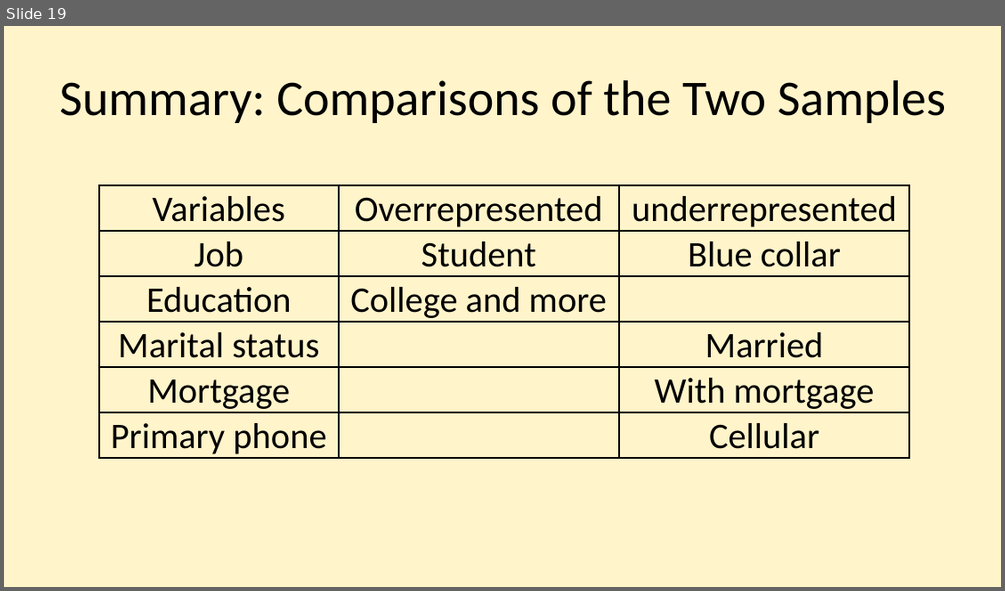
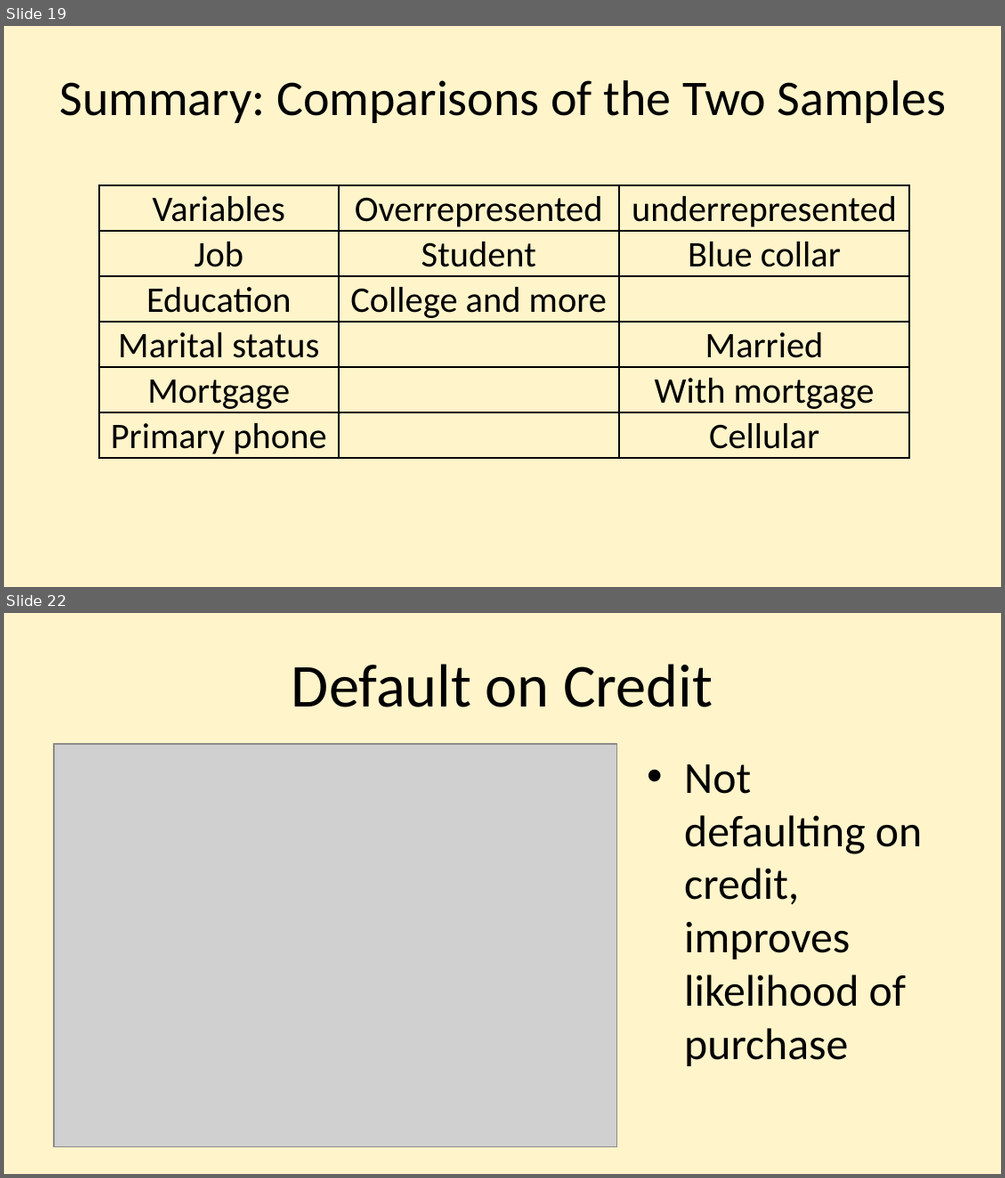
Before and after one commit to njmobley/Practicum-2, a slide deck: Practicum 2 presentation Nijia.pptx. Shown one above the other, each under a label of ours: slide 19 before the commit, slides 19 and 22 after it; the slides between them are not shown. The pictures are 1005x591 and 1005x1178 pixels, drawn with LibreOffice and Linux fonts; fonts in the diff are those of the drawing; grey boxes stand for pictures. Boxes give left, top, right and bottom in pixels: in the first picture for what was removed or moved away, otherwise in the second. Text is boxed around its words. In the diff, an @@ line names an element or a change of style, - is before the commit and + after.

```diff
--- a/Practicum 2 presentation Nijia.pptx
+++ b/Practicum 2 presentation Nijia.pptx
@@ slide 22 added at (4, 613, 1001, 1174), background #FFF4CA @@
@@ title added at (291, 664, 712, 707), 44 pt, text #000000 @@
+Default on Credit
@@ picture added at (54, 744, 617, 1146) @@
@@ text added at (684, 764, 922, 1066), 32 pt, text #000000 @@
+• Not defaulting on credit, improves likelihood of purchase
```
Also in this commit, not shown: 11 other slides added.
